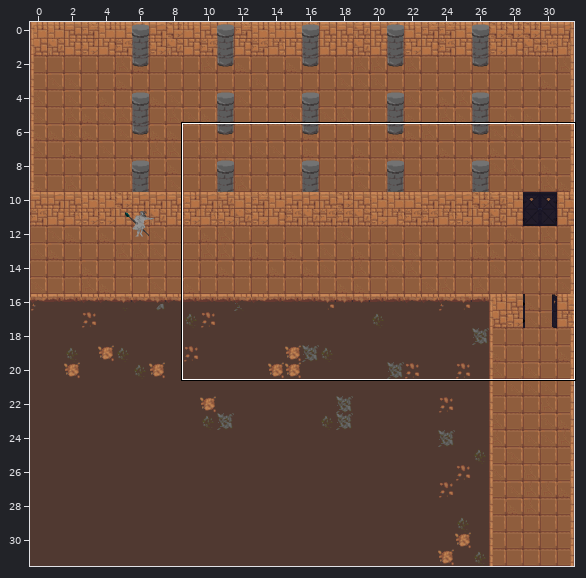
Tiled map (JSON): Debug/res/Maps/warrior_halls_2.json. Above, an overview of the earlier version with the close-up marked.
Close-up. Before:
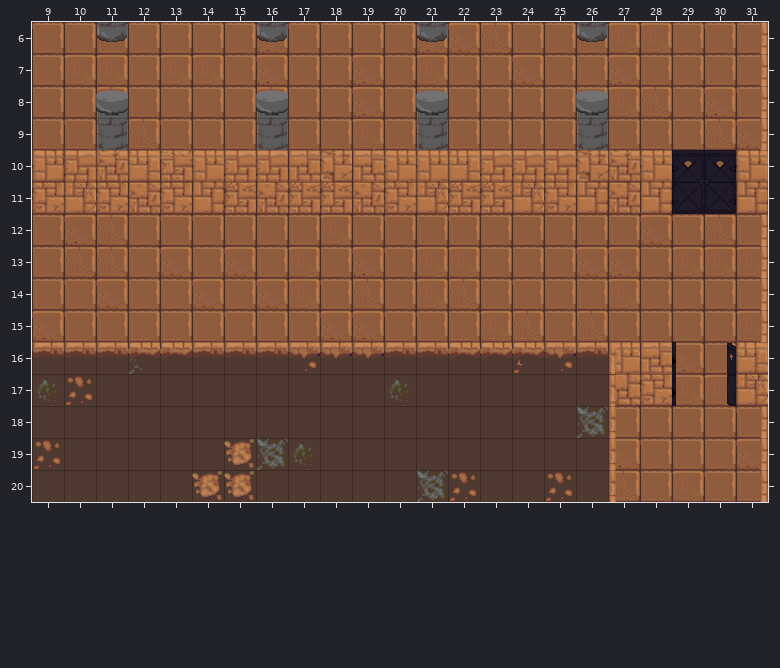
Cells are 32x32 px. Shown: x 9..31, y 6..20.
After:
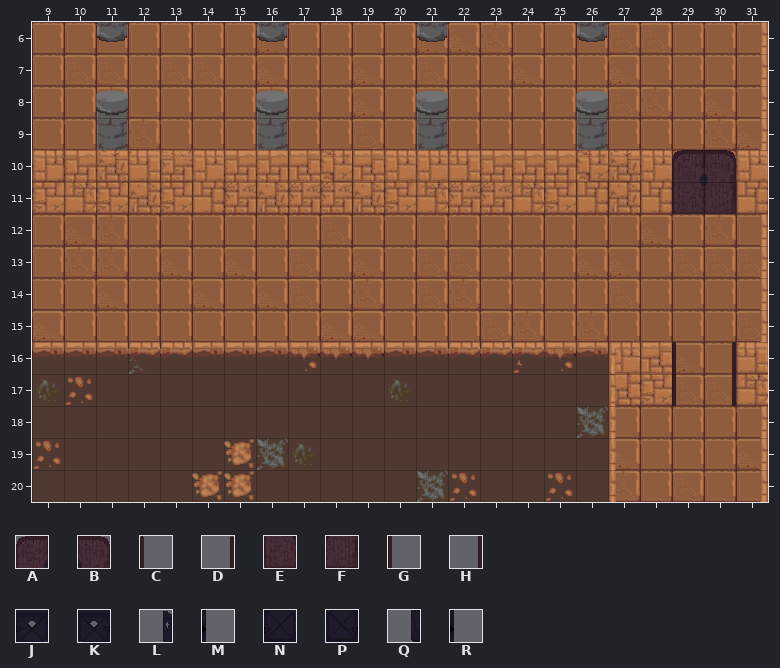
Key: from "Double_Doors": A 48, B 49, C 54, D 55, E 56, F 57, G 62, H 63; from "Dungeon_Doors": J 8, K 9, L 12, M 14, N 16, P 17, Q 20, R 22.
_ is an empty cell.
Tiles of an added or newly shown layer are drawn over the layers below it.
Difference:
Layer "Props1":
The author cleared tile J in row 10 at x 29.
The author cleared tile K in row 10 at x 30.
The author cleared tile L in row 16 at x 30.
The author cleared tile M in row 16 at x 29.
The author cleared tile N in row 11 at x 29.
The author cleared tile P in row 11 at x 30.
The author cleared tile Q in row 17 at x 30.
The author cleared tile R in row 17 at x 29.
Layer "Doors" (added):
The author put tile A in row 10 at x 29.
The author put tile B in row 10 at x 30.
The author put tile C in row 16 at x 29.
The author put tile D in row 16 at x 30.
The author put tile E in row 11 at x 29.
The author put tile F in row 11 at x 30.
The author put tile G in row 17 at x 29.
The author put tile H in row 17 at x 30.
Changed places in both close-ups, as pixel boxes (x1, y1, x2, y2):
changed: (672, 150, 736, 214)
changed: (672, 342, 736, 406)
